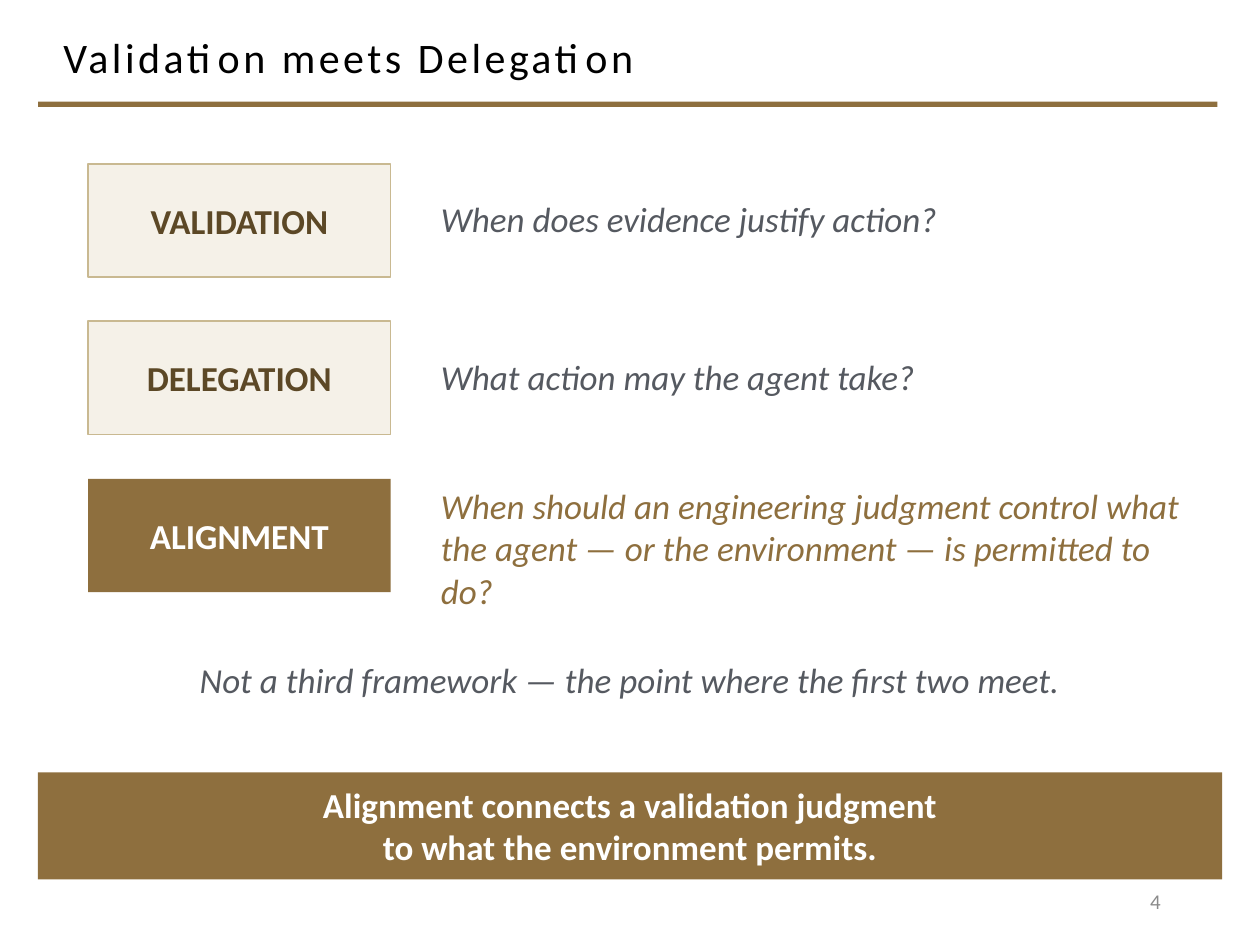
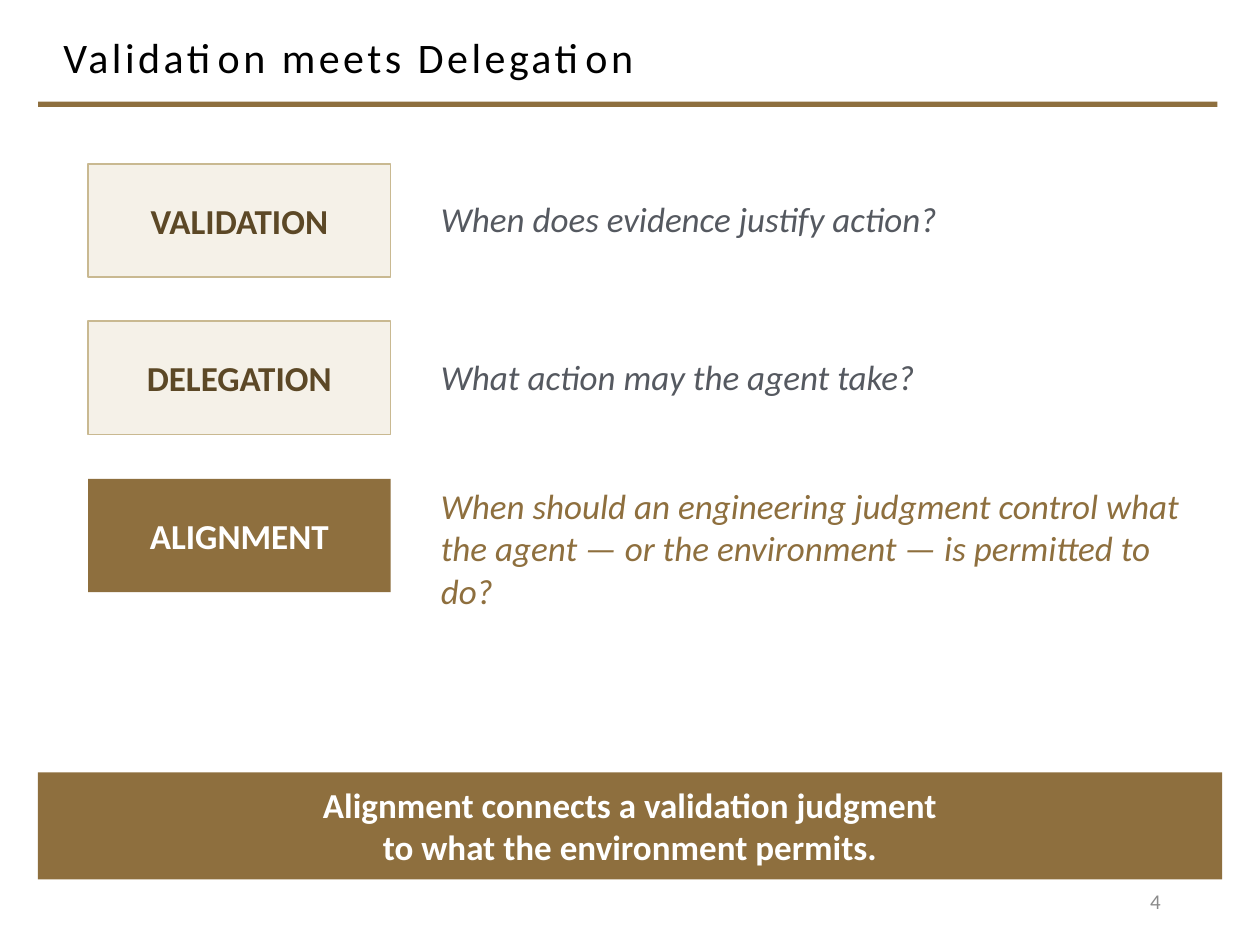
Before and after one commit to davisjam/model-based-agentic-software-engineering, a slide deck: slide 4 of course/lectures/act-2-delegation-and-control/03-alignment/2-3-Alignment.pptx. Drawn at 1260x945 pixels with LibreOffice and Linux fonts; fonts in the diff are those of the drawing; background and template pictures are left out. Boxes give left, top, right and bottom in pixels: in the first picture for what was removed or moved away, otherwise in the second. Text is boxed around its words. In the diff, an @@ line names an element or a change of style, - is before the commit and + after.

Commit message:
deck 2-3 prune A: drop the two opening-section commentary lines
'Not a third framework' (Validation meets Delegation) and the
'We do not merely give agents prompts' footer (work-environment slide):
the diagrams beside them already say it.

```diff
--- a/course/lectures/act-2-delegation-and-control/03-alignment/2-3-Alignment.pptx
+++ b/course/lectures/act-2-delegation-and-control/03-alignment/2-3-Alignment.pptx
@@ text removed at [200,668,1060,699] @@
-Not a third framework — the point where the first two meet.
```
Also in this commit, not shown: 1 other slide changed.
